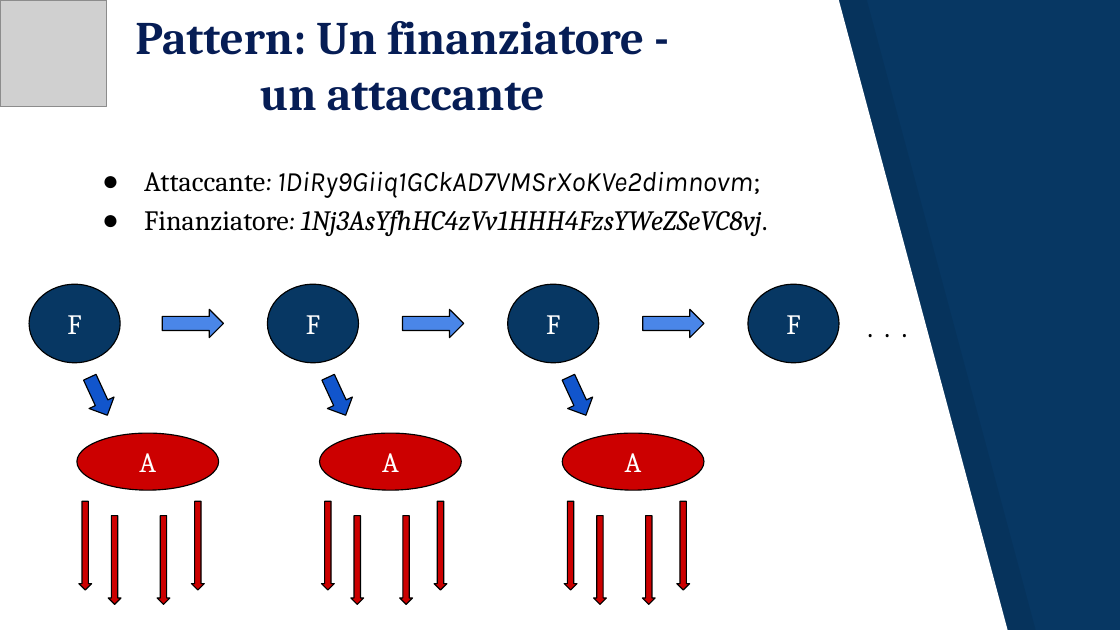
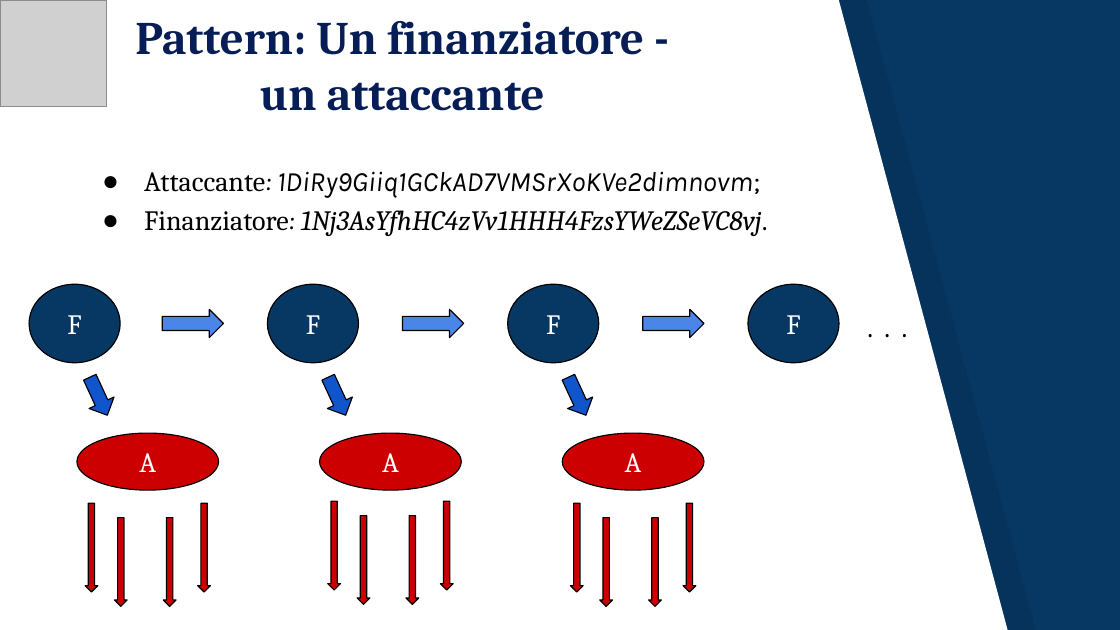
Before and after one commit to JacopoRaffi/Dust_Attack_Analysis, a slide deck: slide 19 of Dust Attack .pptx. Drawn at 1120x630 pixels with LibreOffice and Linux fonts; fonts in the diff are those of the drawing; grey boxes stand for pictures. Boxes give left, top, right and bottom in pixels: in the first picture for what was removed or moved away, otherwise in the second. Text is boxed around its words. In the diff, an @@ line names an element or a change of style, - is before the commit and + after.

```diff
--- a/Dust Attack .pptx
+++ b/Dust Attack .pptx
@@ 12 down arrows: place and size @@
-12 down arrows at bbox=[78, 502, 689, 604]
+12 down arrows at bbox=[85, 502, 696, 606]
```
Also in this commit, not shown: 7 other slides changed, 1 other file.
